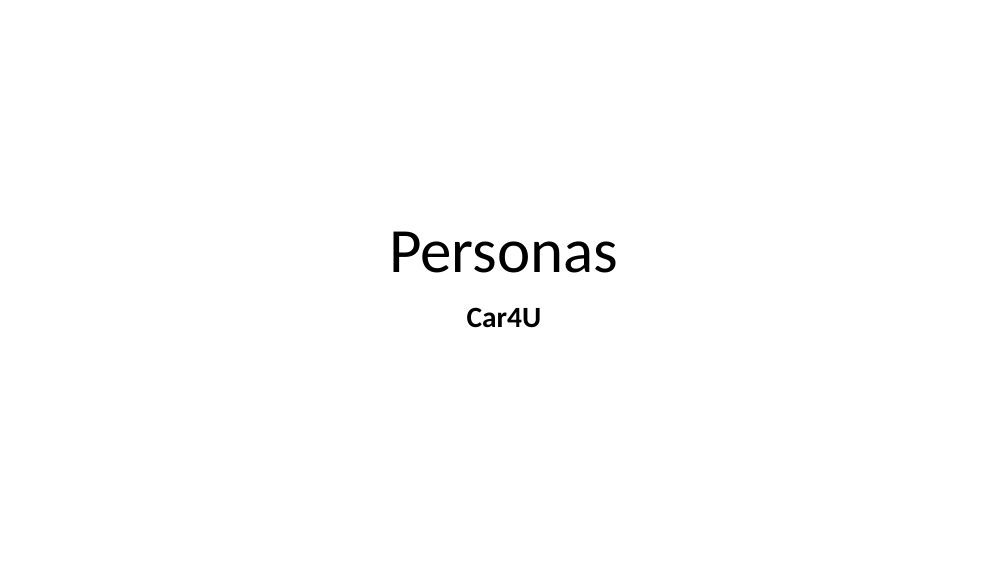
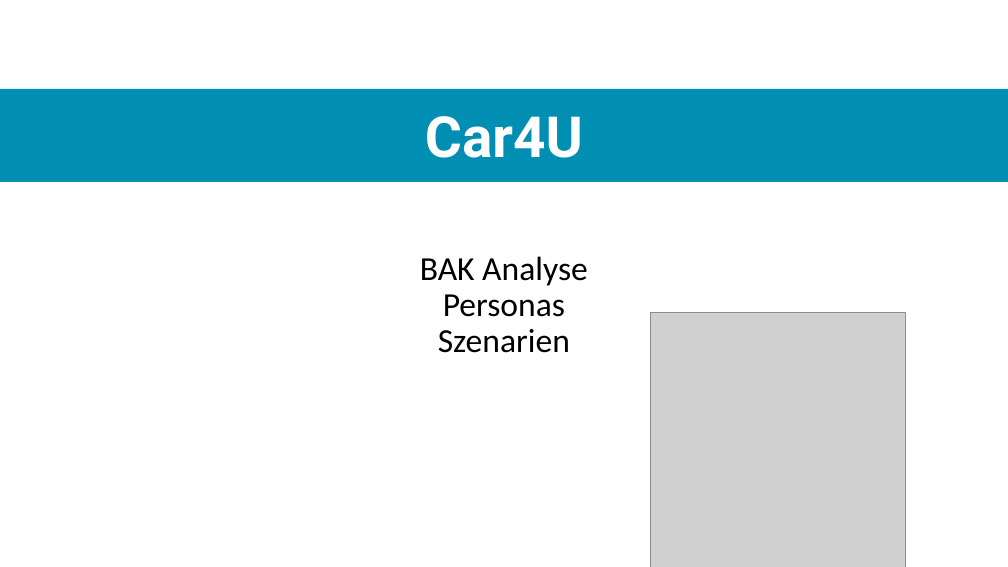
Before and after one commit to christopherchristensen/summaries, a slide deck: slide 1 of usab/Präsentation.pptx. Drawn at 1008x567 pixels with LibreOffice and Linux fonts; fonts in the diff are those of the drawing; grey boxes stand for pictures. Boxes give left, top, right and bottom in pixels: in the first picture for what was removed or moved away, otherwise in the second. Text is boxed around its words. In the diff, an @@ line names an element or a change of style, - is before the commit and + after.

Commit message:
präsentation zu szenarien

```diff
--- a/usab/Präsentation.pptx
+++ b/usab/Präsentation.pptx
@@ rectangle added at (0,89,1008,182), fill #008EB3 @@
@@ subtitle "Car4U": place and size @@
-subtitle "Car4U" at (467,307,541,328)
+subtitle "Car4U" at (425,116,583,158)
@@ subtitle "Car4U" at (425,116,583,158): size 28 to 54 pt, font Calibri to Roboto, text colour #000000 to #FFFFFF @@
@@ title at (420,256,588,353): text changed; size 60 to 32 pt @@
-Personas
+BAK Analyse
+Personas
+Szenarien
@@ picture added at (651,313,905,567) @@
```
Also in this commit, not shown: 11 other slides changed, 5 slides added, 1 other file.
